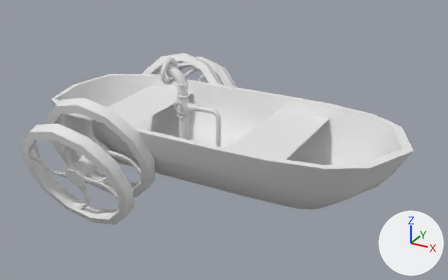
The FBX model Assets/_Models/ElyAssets/Small boat.fbx as it was, and as the next commit left it.
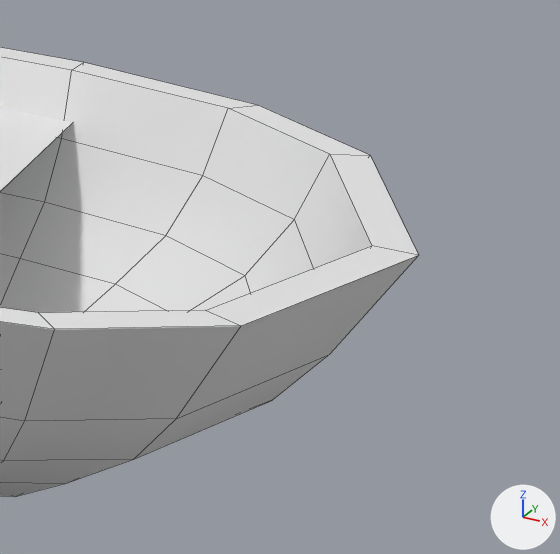
The first picture shows the older version from a 50 mm lens placed at (3.56, -6.79, 3.75), pointed at (-0.17, -0.02, 0.36). The close-ups show the older and then the newer version on the part from 70% to 100% of the width and 32% to 80% of the height of that picture. Only the edits that show in the close-ups are written down. The lights are fixed; the arrows at lower right show +X, +Y and +Z. The close-ups show mesh edges as thin lines. Materials are left out; every surface is plain grey. Where no turn or scale is listed for an object, it has been applied to the vertices.

Objects in the first close-up: 'Boat', 'Plane'.
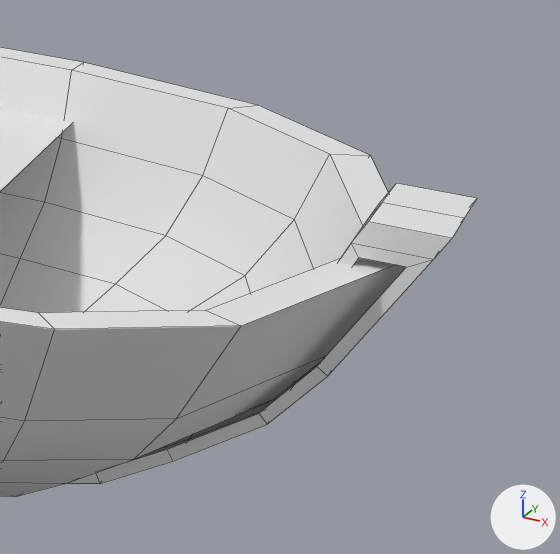
Pixel boxes [x1, y1, x2, y2] of what changed, in the close-ups (560 x 554 px):
```json
{"object": "Boat.001", "change": "added", "after": [65, 183, 477, 484]}
```

The change, as JSON lines over the scene's bpy script:
```json
{"op": "add", "block": "me_cube_004_1", "code": ["me_cube_004_1 = bpy.data.meshes.new('Cube.004')", "me_cube_004_1.from_pydata(...)  # 176 vertices, 142 faces; spans x -2.8..2.44, y -0.16..0.16, z -0.24..0.86"]}
{"op": "add", "block": "ob_boat_001", "code": ["ob_boat_001 = bpy.data.objects.new('Boat.001', me_cube_004_1)", "ob_boat_001.location = (0.0, 0.0, 0.026)"]}
```
